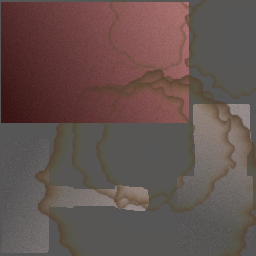
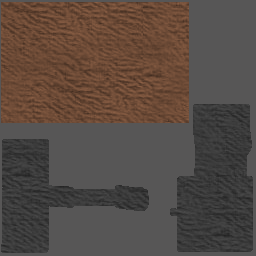
Before/after of a 256×256 layered artwork. What changed in the layer stack:
removed layer "Stain#9" (was darken) over box(71, 81, 197, 211)
removed layer "Stain#8" (was darken) over box(0, 0, 59, 37)
removed layer "Stain#7" (was darken) over box(95, 75, 238, 214)
removed layer "Stain#6" (was darken) over box(34, 68, 256, 256)
removed layer "Stain#5" (was darken) over box(48, 204, 65, 227)
removed layer "Stain#4" (was darken) over box(107, 0, 196, 72)
removed layer "Stain#3" (was darken) over box(105, 61, 165, 122)
removed layer "Stain#1" (was darken) over box(23, 100, 50, 123)
removed layer "Stain" (was darken) over box(184, 0, 256, 101)
painted on "lados" over box(1, 104, 253, 253)
painted on "tecido" over box(1, 2, 189, 123)
